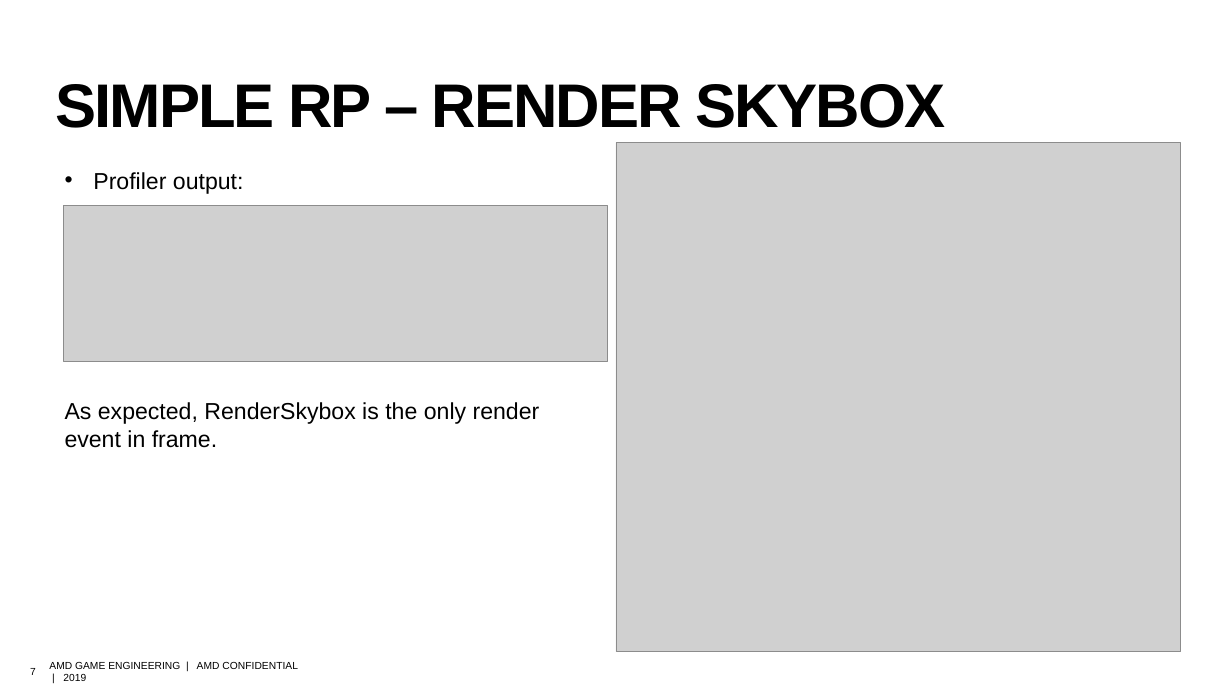
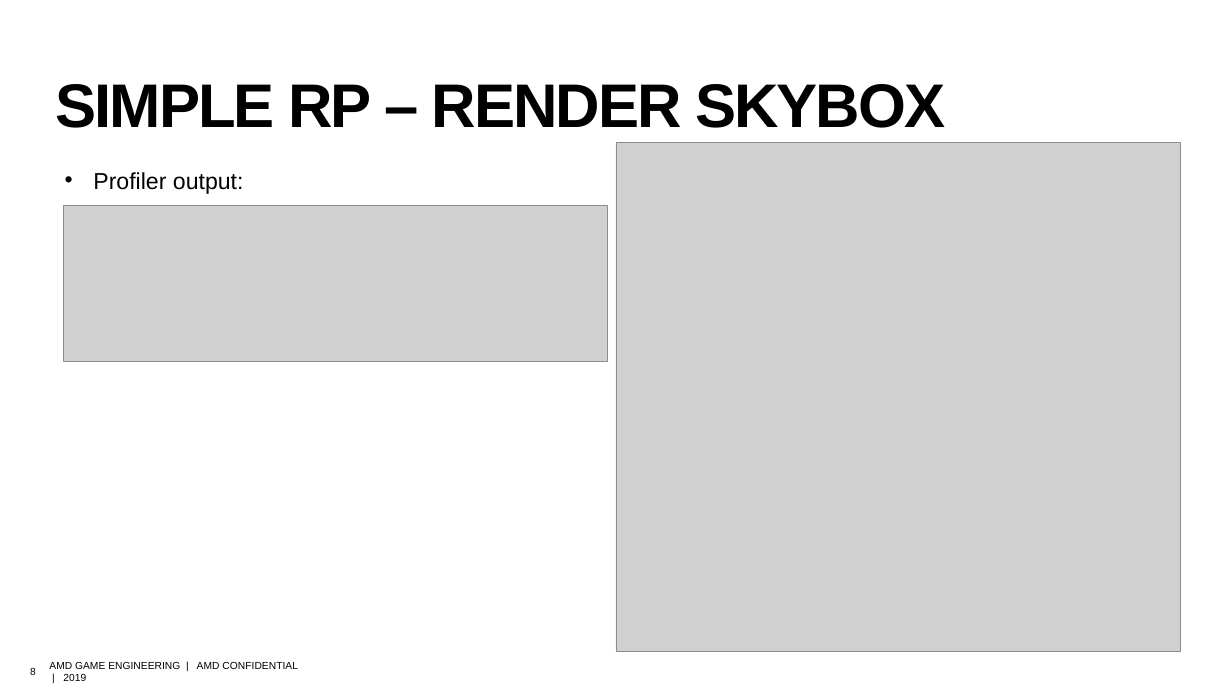
Before and after one commit to david-lively/CustomSRP, a slide deck: slide 8 of HDRP.pptx (slide 7 before the commit). Drawn at 1232x693 pixels with LibreOffice and Linux fonts; fonts in the diff are those of the drawing; grey boxes stand for pictures; background and template pictures are left out. Boxes give left, top, right and bottom in pixels: in the first picture for what was removed or moved away, otherwise in the second. Text is boxed around its words. In the diff, an @@ line names an element or a change of style, - is before the commit and + after.

```diff
--- a/HDRP.pptx
+++ b/HDRP.pptx
@@ text removed at bbox=[65, 402, 540, 448] @@
-As expected, RenderSkybox is the only render event in frame.
@@ page number at bbox=[30, 668, 36, 675]: text changed @@
-7
+8
```
Also in this commit, not shown: 5 other slides changed, 4 slides added, 2 other files.
